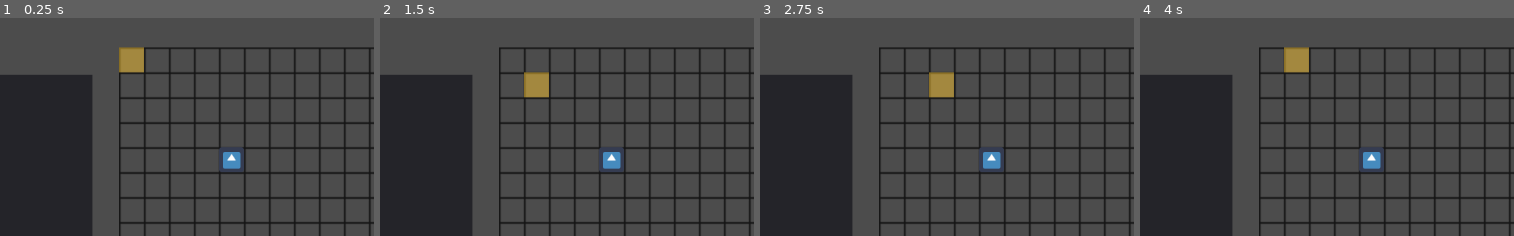
Above: before the commit, frames 1-4 (left to right).
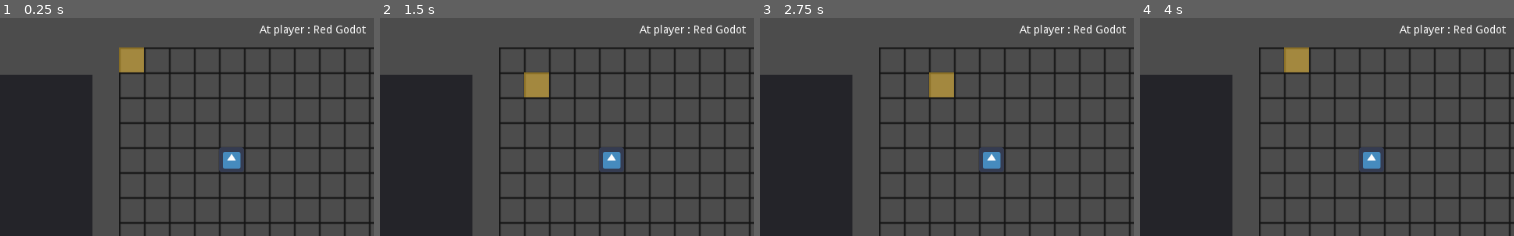
Above: after the commit, the same moments.

Repository: Chimpenseurs/necro-wars
Game: Godot game, scene res://scenes/Main.tscn
The game is run twice, just before and just after one commit, with the same random seed, the same clock (stepped at 60 frames per second) and the same inputs. The engine's default icon, where the game draws it, is replaced by a stand-in: a white triangle on a blue panel in a dark square.
Inputs:
- Up to frame 1 (0.25 s): no input
- Up to frame 2 (1.5 s): tap Enter at 0.5 s; hold Right (ui_right) 0.53-1.28 s; tap Space (ui_select) at 0.6, 0.77, 1.07, 1.25, 1.35 s; hold Down (ui_down) from 1.28 s (still down)
- Up to frame 3 (2.75 s): tap Space (ui_select) at 1.52, 1.82, 2.1 s; tap Enter at 2 s; release Down (ui_down) at 2.03 s; hold Right (ui_right) from 2.03 s (still down)
- Up to frame 4 (4 s): tap Space (ui_select) at 2.75, 2.85, 3.02, 3.32, 3.6, 3.77 s; release Right (ui_right) at 2.78 s; hold Up (ui_up) 2.78-3.53 s; tap Enter at 3.5 s; hold Left (ui_left) from 3.53 s (still down)
The pictures show only the part of the screen within x 8-58%, y 0-50%; the shares and areas given below are measured in that part.

The runs differ from the first frame. In frame 1, 0.5% of the frame differs, in the area x 69-98%, y 3-9%; in frame 2, 0.5%; in frame 3, 0.5%; in frame 4, 0.5%.

Commit message:
turns init

Diff:
--- a/scenes/Main.tscn
+++ b/scenes/Main.tscn
@@ -4,7 +4,7 @@
 [ext_resource path="res://scenes/Map.tscn" type="PackedScene" id=2]
 [ext_resource path="res://scenes/HudCharacter.tscn" type="PackedScene" id=3]
 
-[node name="main" type="Node" index="0"]
+[node name="main" type="Node"]
 
 script = ExtResource( 1 )
 
@@ -20,7 +20,7 @@
 margin_right = 78.0
 margin_bottom = 123.0
 
-[node name="Label" type="Label" parent="." index="2"]
+[node name="controls" type="Label" parent="." index="2"]
 
 anchor_left = 0.0
 anchor_top = 0.0
@@ -46,3 +46,24 @@
 percent_visible = 1.0
 lines_skipped = 0
 max_lines_visible = -1
+
+[node name="player" type="Label" parent="." index="3"]
+
+anchor_left = 0.0
+anchor_top = 0.0
+anchor_right = 0.0
+anchor_bottom = 0.0
+margin_left = 436.0
+margin_top = 10.0
+margin_right = 646.0
+margin_bottom = 43.0
+rect_pivot_offset = Vector2( 0, 0 )
+rect_clip_content = false
+mouse_filter = 2
+mouse_default_cursor_shape = 0
+size_flags_horizontal = 1
+size_flags_vertical = 4
+valign = 1
+percent_visible = 1.0
+lines_skipped = 0
+max_lines_visible = -1
--- a/scenes/Map.tscn
+++ b/scenes/Map.tscn
@@ -3,7 +3,7 @@
 [ext_resource path="res://scripts/Map.gd" type="Script" id=1]
 [ext_resource path="res://assets/img/grid.png" type="Texture" id=2]
 
-[node name="map" type="Node2D"]
+[node name="map" type="Node2D" index="0"]
 
 script = ExtResource( 1 )
 
--- a/scripts/Main.gd
+++ b/scripts/Main.gd
@@ -6,3 +6,9 @@
 	var hud_charac = get_node("hud_character")
 	var map = get_node("map")
 	map.connect("on_character", hud_charac, "set_character")
+
+	# Connect map with self
+	map.connect("at_player", self, "at_player")
+
+func at_player(var player) :
+	get_node("player").text = "At player : " + player.c_name
--- a/scripts/Map.gd
+++ b/scripts/Map.gd
@@ -5,8 +5,10 @@
 
 var cursor_on_character = null
 var character_selected = null
+var current_player = null
 
 signal on_character
+signal at_player
 
 func _init():
 	self.set_process_input(true)
@@ -17,11 +19,13 @@
 	var p_scene = load("res://scenes/Player.tscn")
 
 	var player01 = p_scene.instance()
+	player01.name = "player01"
 	player01.init("Red Godot", "res://assets/img/red_godot.png")
 	player01.position = Vector2(256, 256)
 
 
 	var player02 = p_scene.instance()
+	player02.name = "player02"
 	player02.init("Blue Godot", "res://icon.png")
 	player02.position = Vector2(128, 128)
 
@@ -29,6 +33,9 @@
 	self.add_child(player01)
 	self.add_child(player02)
 
+	# set current player
+	current_player = player01
+	get_parent().at_player(current_player)
 
 	# Load cursor
 	var cursor = Sprite.new()
@@ -49,13 +56,19 @@
 			if event.is_action("ui_select") :
 				if character_selected == null :
 					if cursor_on_character != null :
-						character_selected = cursor_on_character
-						character_selected.show_move_zone()
+						if cursor_on_character == current_player :
+							character_selected = cursor_on_character
+							character_selected.show_move_zone()
 				elif cursor_on_character == null :
 					# must be changed to a function
 					character_selected.move_to(cursor_pos)
 					character_selected.hide_move_zone()
 					character_selected = null
+
+					#change turn
+					var no = int(current_player.name.right(6))
+					current_player = get_node("player0" + str(no % 2 + 1))
+					emit_signal("at_player", current_player)
 
 			# CHARACTER DESELECTION
 			if event.is_action("ui_cancel") :
